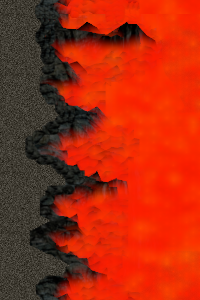
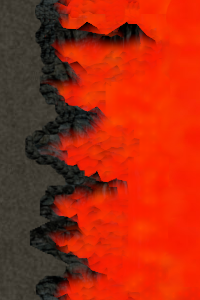
Comparing the layer stacks of the two 200 × 300 images. Changes:
painted on "Clipboard#1" over (x1=149, y1=0, x2=200, y2=295)
painted on "New Layer" over (x1=0, y1=0, x2=200, y2=300)
